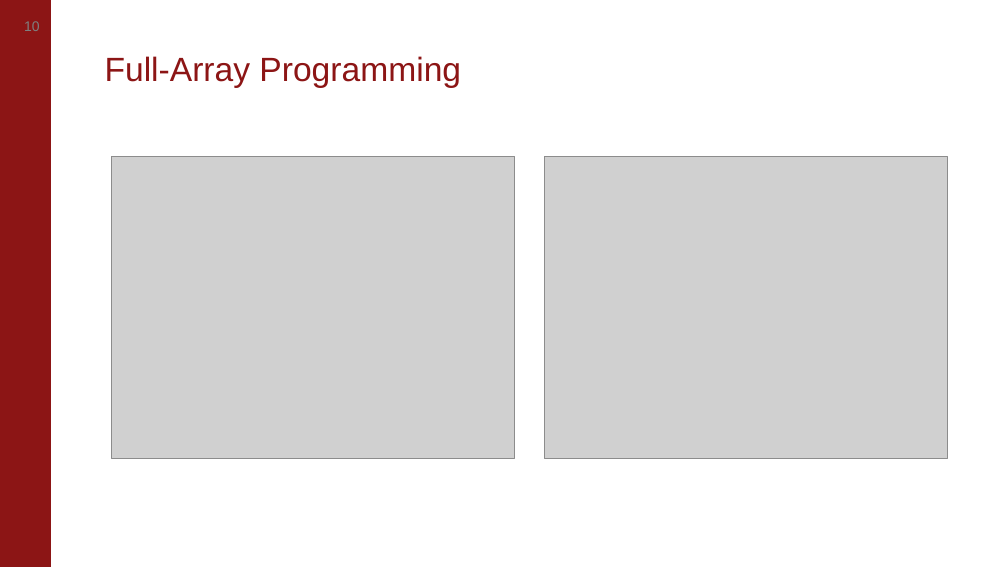
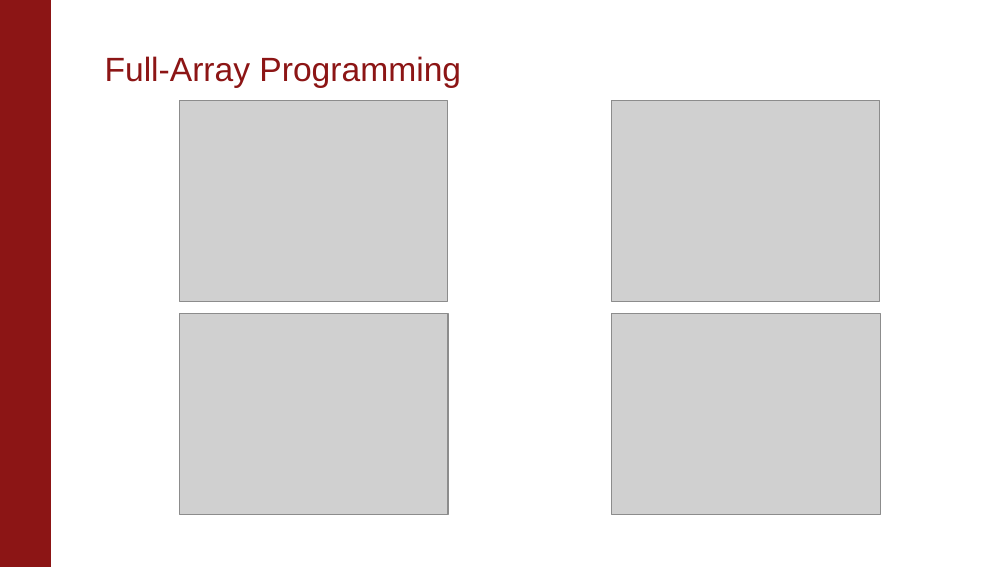
Before and after one commit to akashlevy/NI-RRAM-Test-Setup, a slide deck: slide 11 of presentations/Updates 2-4-21.pptx (slide 10 before the commit). Drawn at 1008x567 pixels with LibreOffice and Linux fonts; fonts in the diff are those of the drawing; grey boxes stand for pictures; background and template pictures are left out. Boxes give left, top, right and bottom in pixels: in the first picture for what was removed or moved away, otherwise in the second. Text is boxed around its words. In the diff, an @@ line names an element or a change of style, - is before the commit and + after.

```diff
--- a/presentations/Updates 2-4-21.pptx
+++ b/presentations/Updates 2-4-21.pptx
@@ page number removed at bbox=[24, 21, 40, 31] @@
-10
@@ picture added at bbox=[179, 100, 448, 300] @@
@@ picture added at bbox=[612, 100, 880, 300] @@
@@ picture removed at bbox=[112, 156, 515, 459] @@
@@ picture removed at bbox=[544, 156, 948, 459] @@
@@ picture added at bbox=[179, 313, 448, 515] @@
@@ picture added at bbox=[612, 313, 880, 515] @@
```
Also in this commit, not shown: 4 slides added, 1 slide removed.
